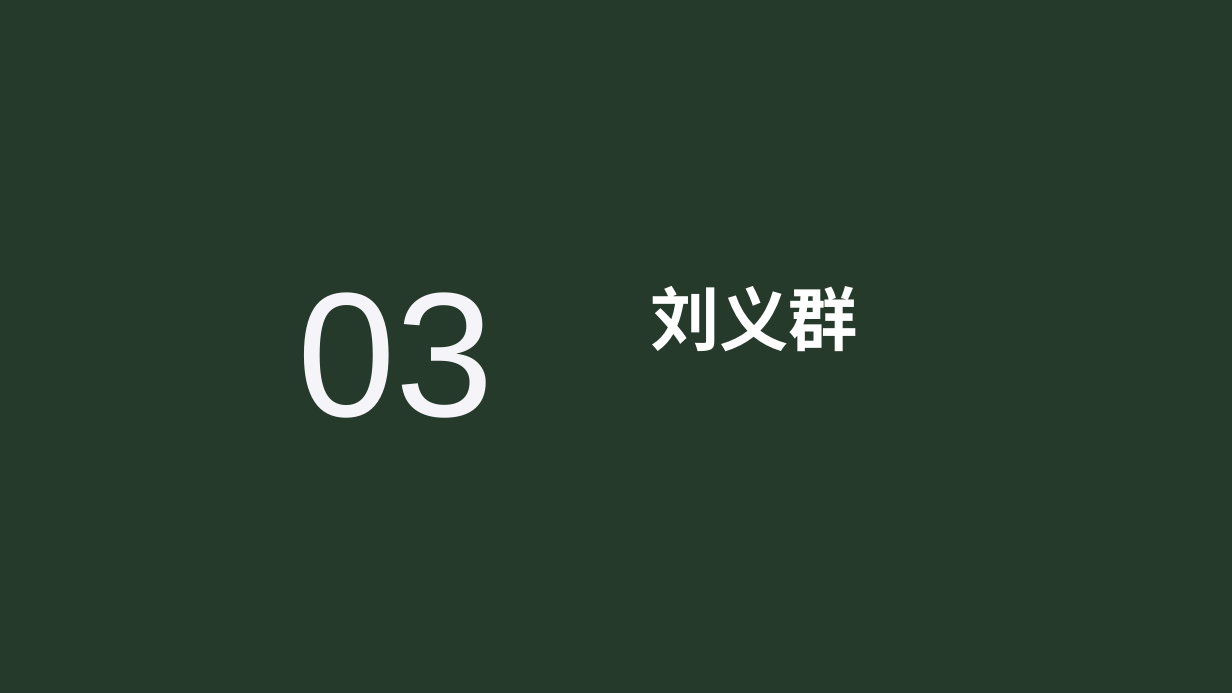
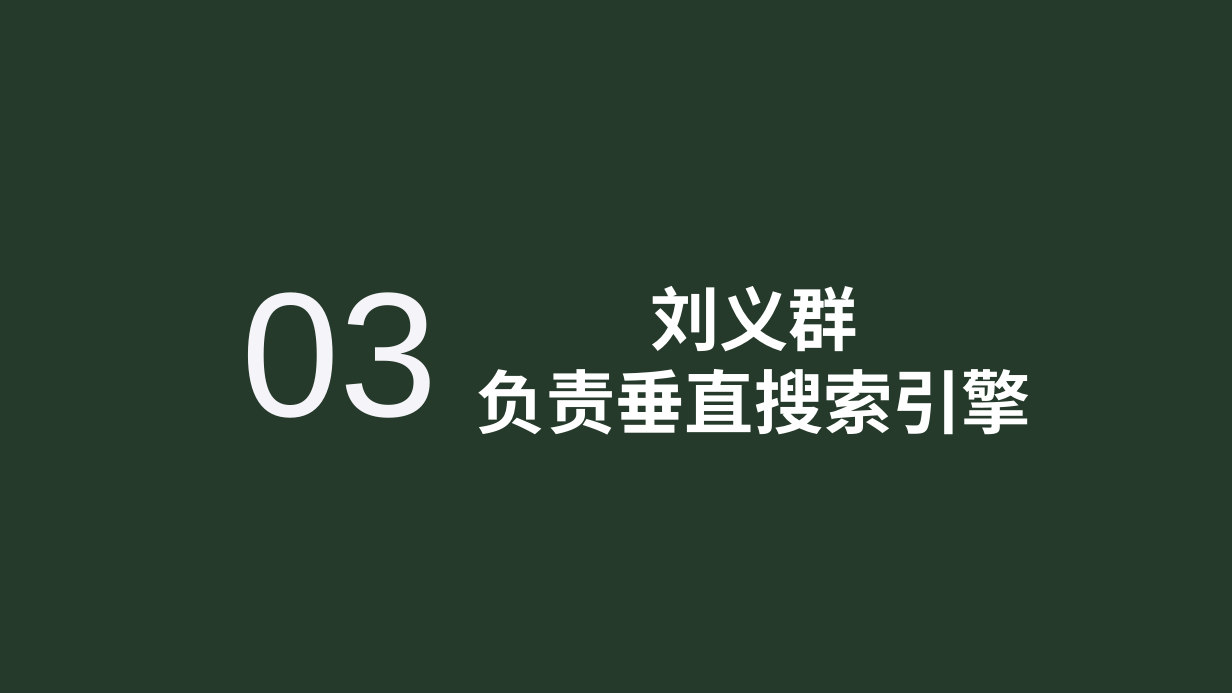
Before and after one commit to fivekilo/myrag, a slide deck: slide 5 of report/搜索引擎总结.pptx. Drawn at 1232x693 pixels with LibreOffice and Linux fonts; fonts in the diff are those of the drawing. Boxes give left, top, right and bottom in pixels: in the first picture for what was removed or moved away, otherwise in the second. Text is boxed around its words. In the diff, an @@ line names an element or a change of style, - is before the commit and + after.

Commit message:
增加刘义群的部分

```diff
--- a/report/搜索引擎总结.pptx
+++ b/report/搜索引擎总结.pptx
@@ text "03": place and size @@
-text "03" at (297,292,494,418)
+text "03" at (241,292,438,418)
@@ text "刘义群": place and size @@
-text "刘义群" at (650,286,858,352)
+text "刘义群" at (477,286,1031,435)
@@ text at (477,369,1031,435): paragraph added @@
+负责垂直搜索引擎
```
Also in this commit, not shown: 1 other slide changed, 2 slides added, 1 other file.
